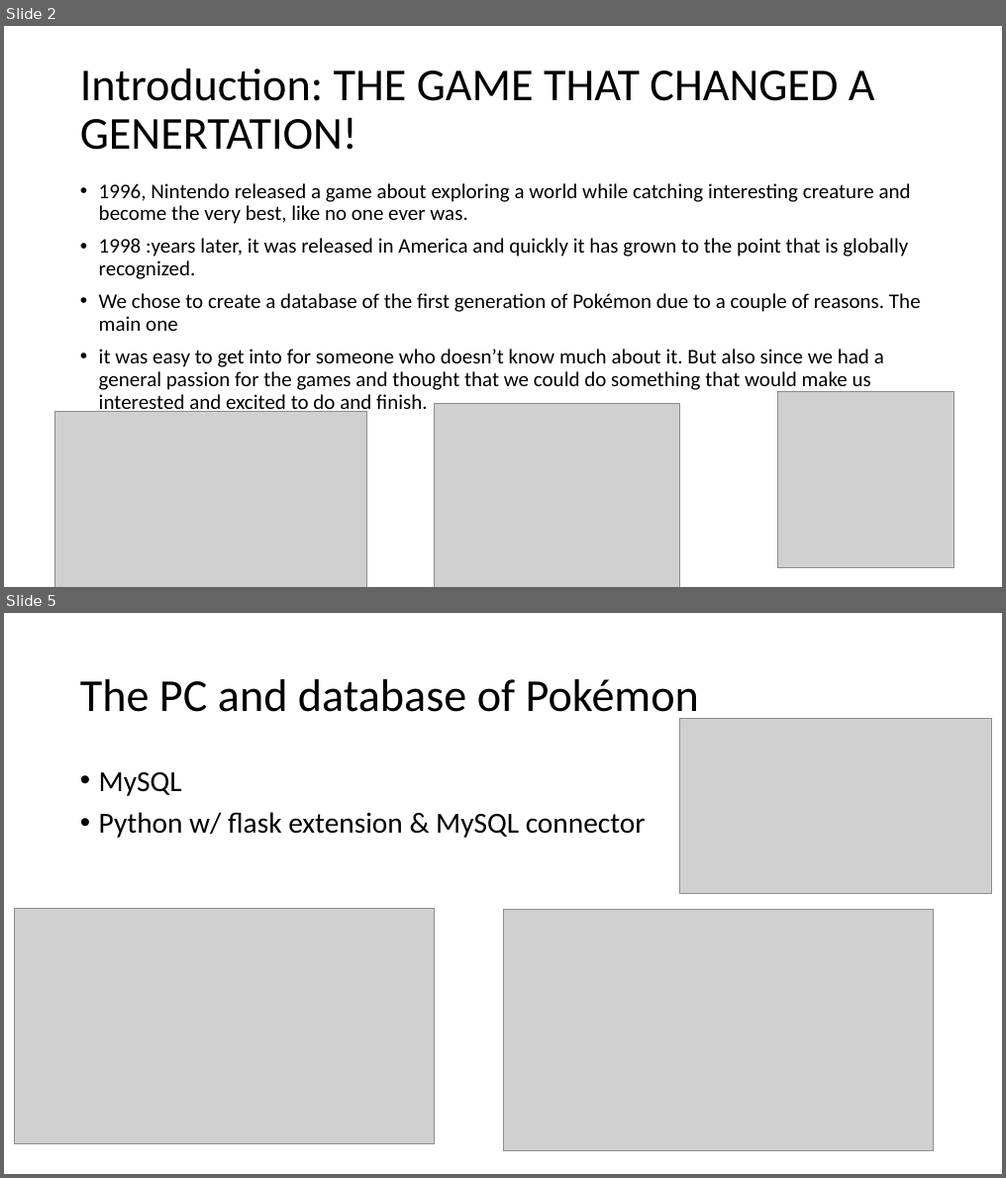
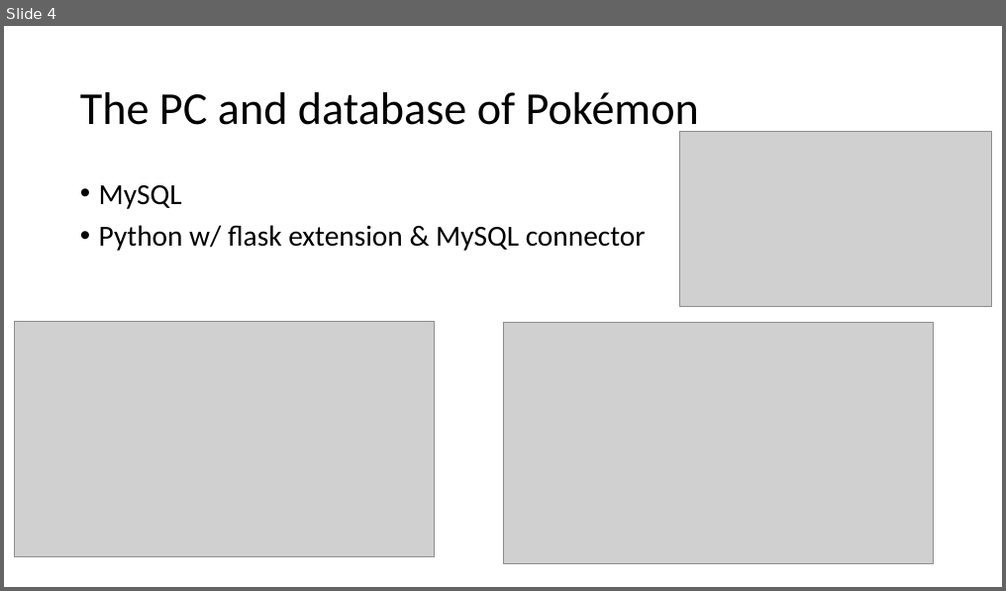
Before and after one commit to jordantiu/Pokemon_Database, a slide deck: Documentation/final slideshow.pptx. Shown one above the other, each under a label of ours: slides 2 and 5 before the commit, slide 4 after it; the slides between them are not shown. The pictures are 1006x1178 and 1006x591 pixels, drawn with LibreOffice and Linux fonts; fonts in the diff are those of the drawing; grey boxes stand for pictures. Boxes give left, top, right and bottom in pixels: in the first picture for what was removed or moved away, otherwise in the second. Text is boxed around its words. In the diff, an @@ line names an element or a change of style, - is before the commit and + after.

```diff
--- a/Documentation/final slideshow.pptx
+++ b/Documentation/final slideshow.pptx
@@ slide 2 removed at [4,26,1002,587], background #FFFFFF @@
@@ title removed at [80,69,875,150] @@
-Introduction: THE GAME THAT CHANGED A GENERTATION!
@@ text removed at [99,183,921,415] @@
-• 1996, Nintendo released a game about exploring a world while catching interesting creature and become the very best, like no one ever was.
-• 1998 :years later, it was released in America and quickly it has grown to the point that is globally recognized.
-• We chose to create a database of the first generation of Pokémon due to a couple of reasons. The main one
-• it was easy to get into for someone who doesn’t know much about it. But also since we had a general passion for the games and thought that we could do something that would make us interested and excited to do and finish.
@@ picture removed at [54,411,367,587] @@
@@ picture removed at [435,403,680,587] @@
@@ picture removed at [778,392,953,568] @@
@@ what was slide 5 is now slide 4 @@
```
Also in this commit, not shown: 2 slides changed, 3 slides added, 2 other slides removed.
